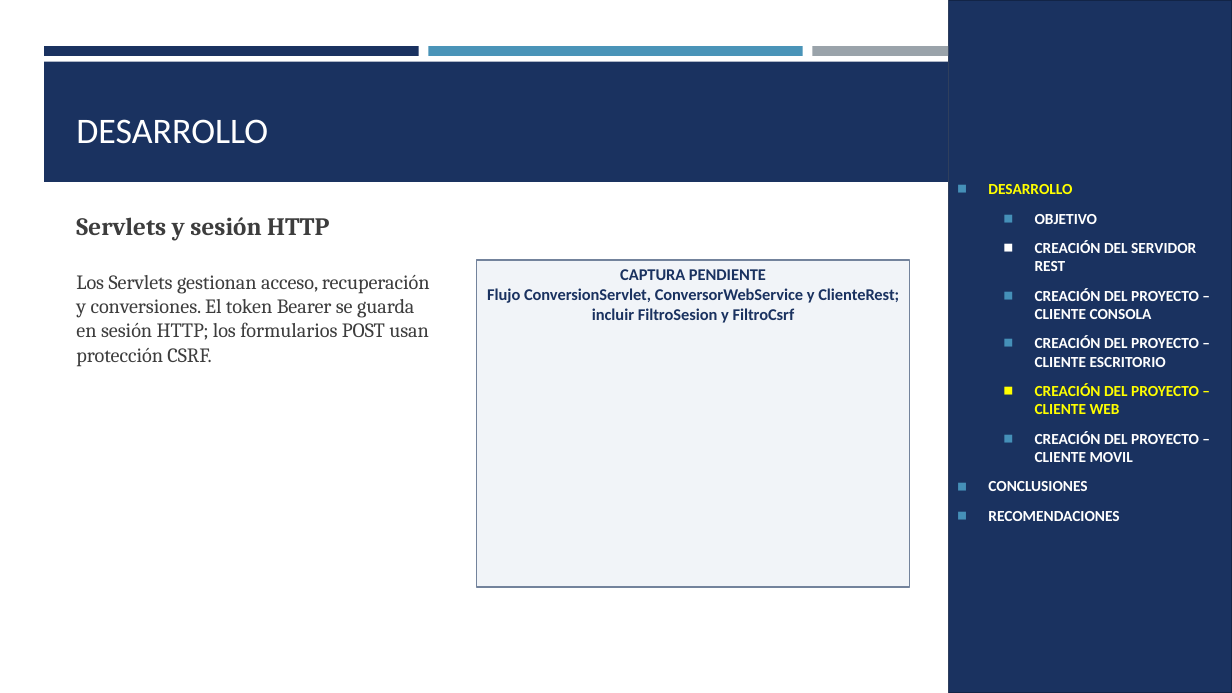
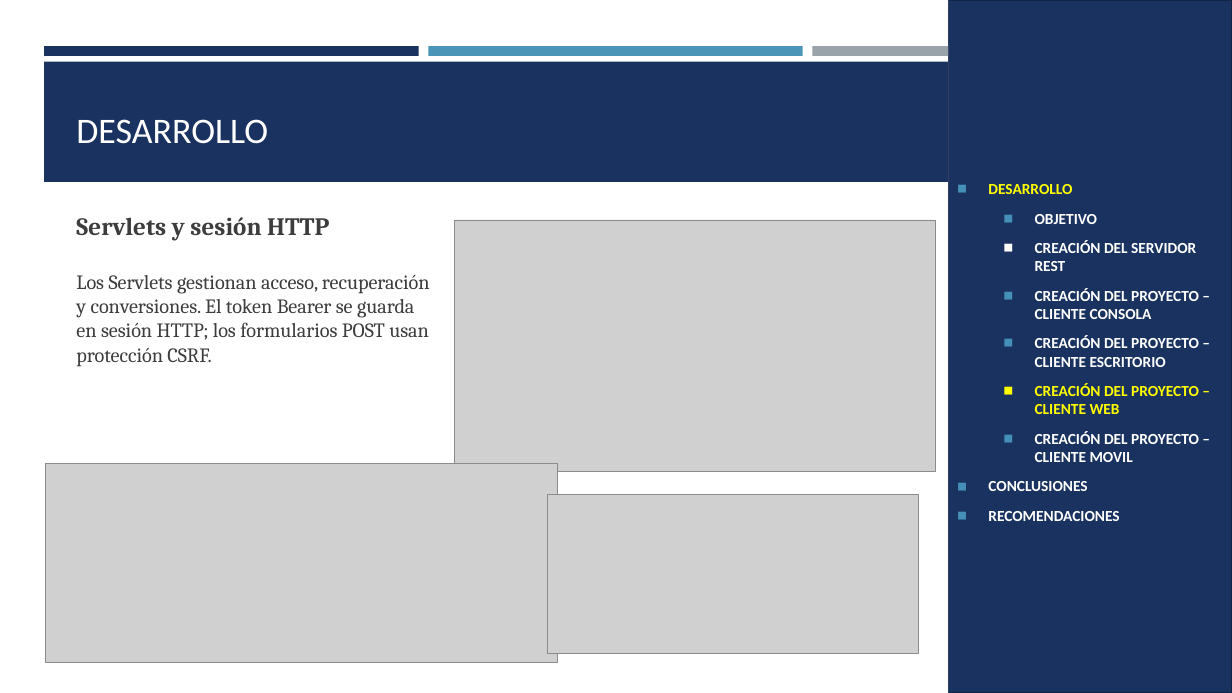
Before and after one commit to luis-sagx/arquitectura, a slide deck: slide 19 of TI.1.3 PAO202651_RESTFULL_JAVA_SINBDD_NRC36883_GR09/05. DOCUMENTACION/PRESENTACION_TECNICA_GR09.pptx. Drawn at 1232x693 pixels with LibreOffice and Linux fonts; fonts in the diff are those of the drawing; grey boxes stand for pictures. Boxes give left, top, right and bottom in pixels: in the first picture for what was removed or moved away, otherwise in the second. Text is boxed around its words. In the diff, an @@ line names an element or a change of style, - is before the commit and + after.

Commit message:
Completa capturas de las presentaciones y corrige la ejecución de los clientes
- TI.1.1: clase principal del cliente de escritorio y URL local del cliente móvil
- TI.1.2: el cliente MAUI usa localhost:14028 con adb reverse
- TI.1.3: corrige la URL de las pruebas de integración y agrega nbactions.xml al cliente de consola
- TI.1.4: elimina el proyecto duplicado .Verification y agrega VerificarHttp.ps1 a las pruebas del servidor
- Presentaciones: capturas reales y recuadros pendientes para los diagramas

```diff
--- a/TI.1.3 PAO202651_RESTFULL_JAVA_SINBDD_NRC36883_GR09/05. DOCUMENTACION/PRESENTACION_TECNICA_GR09.pptx
+++ b/TI.1.3 PAO202651_RESTFULL_JAVA_SINBDD_NRC36883_GR09/05. DOCUMENTACION/PRESENTACION_TECNICA_GR09.pptx
@@ picture added at (455,220,936,471) @@
@@ rectangle removed at (477,260,910,587) @@
-CAPTURA PENDIENTE
-Flujo ConversionServlet, ConversorWebService y ClienteRest; incluir FiltroSesion y FiltroCsrf
@@ picture added at (45,464,557,663) @@
@@ picture added at (547,494,919,653) @@
```
Also in this commit, not shown: 25 other slides changed, 16 other files.
